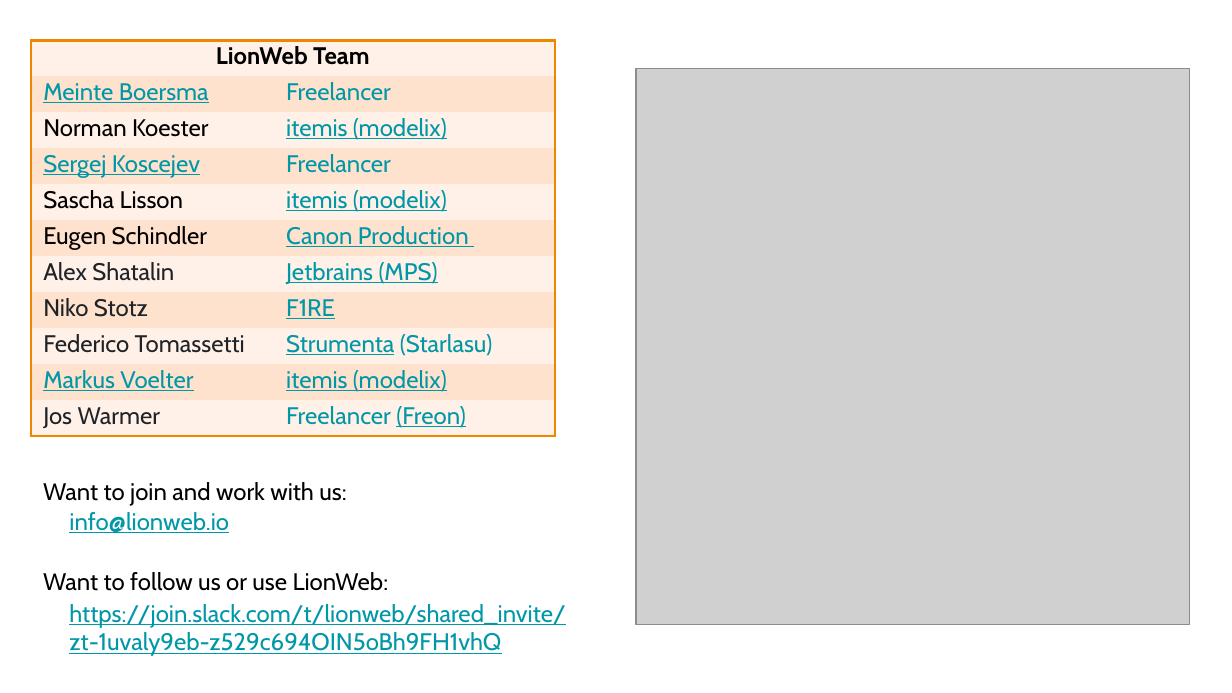
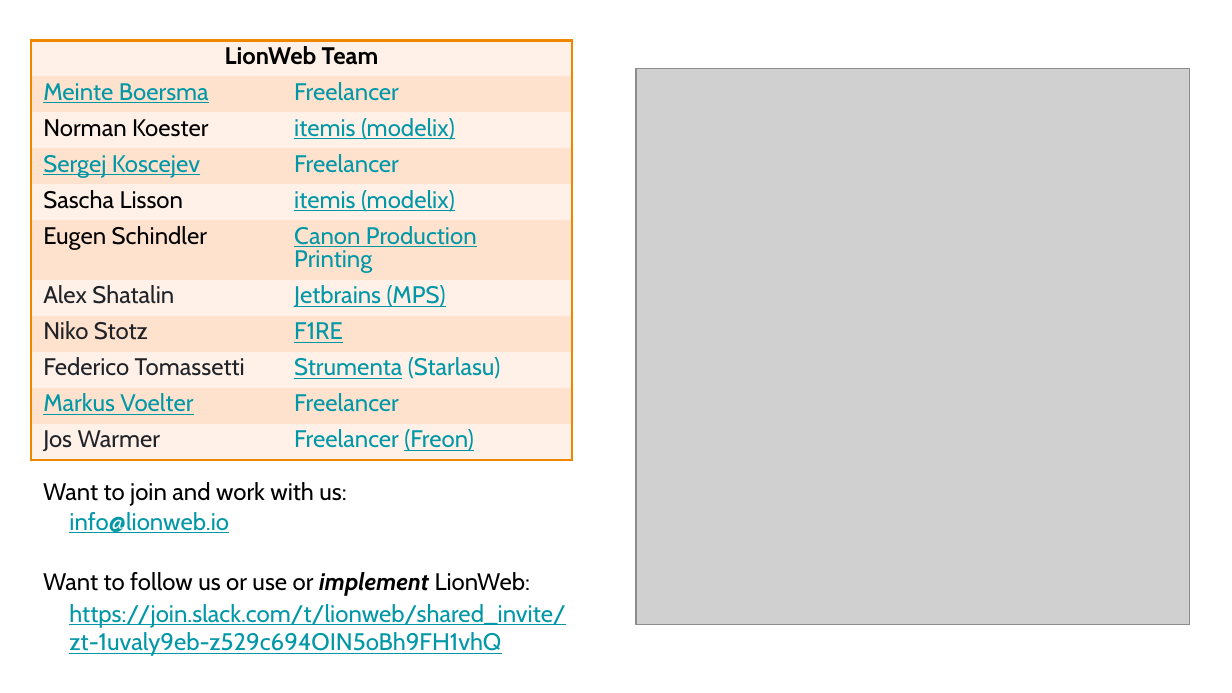
Before and after one commit to LionWeb-io/specification, a slide deck: slide 17 of resources/LangDev Talk.pptx. Drawn at 1232x693 pixels with LibreOffice and Linux fonts; fonts in the diff are those of the drawing; grey boxes stand for pictures. Boxes give left, top, right and bottom in pixels: in the first picture for what was removed or moved away, otherwise in the second. Text is boxed around its words. In the diff, an @@ line names an element or a change of style, - is before the commit and + after.

```diff
--- a/resources/LangDev Talk.pptx
+++ b/resources/LangDev Talk.pptx
@@ table at (31,41,573,455) @@
-row 6, column 2: Canon Production
+row 6, column 2: Canon Production Printing
-row 10, column 2: itemis (modelix)
+row 10, column 2: Freelancer
@@ table: place and size @@
-table at (31,41,554,440)
+table at (31,41,573,455)
@@ text at (43,572,531,596): text changed @@
-Want to follow us or use LionWeb:
+Want to follow us or use or implement LionWeb:
```
Also in this commit, not shown: 11 other slides changed.
